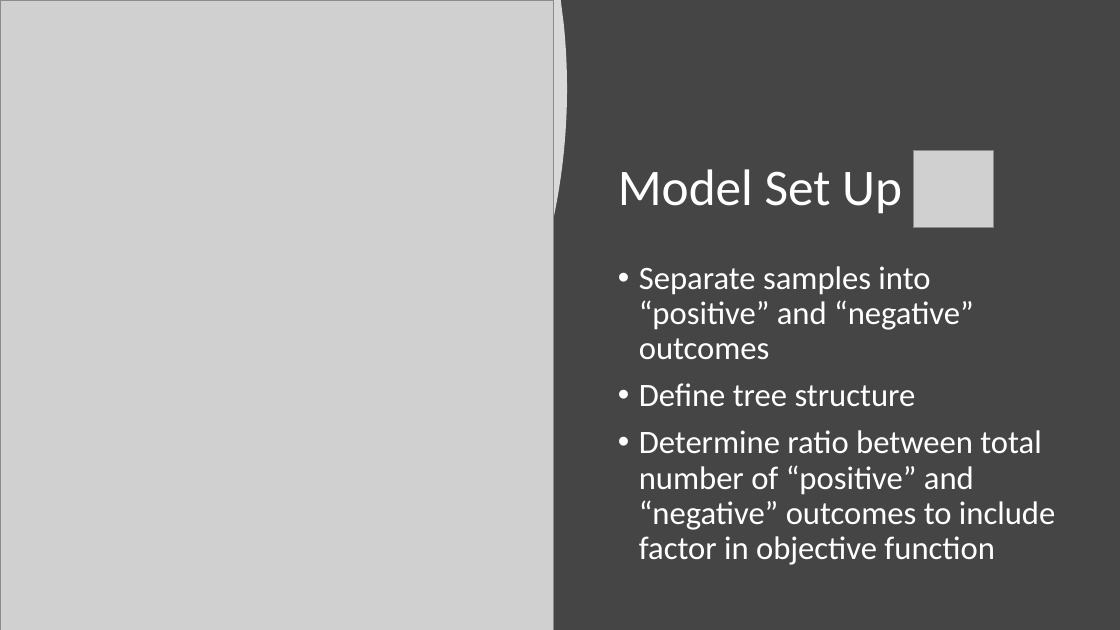
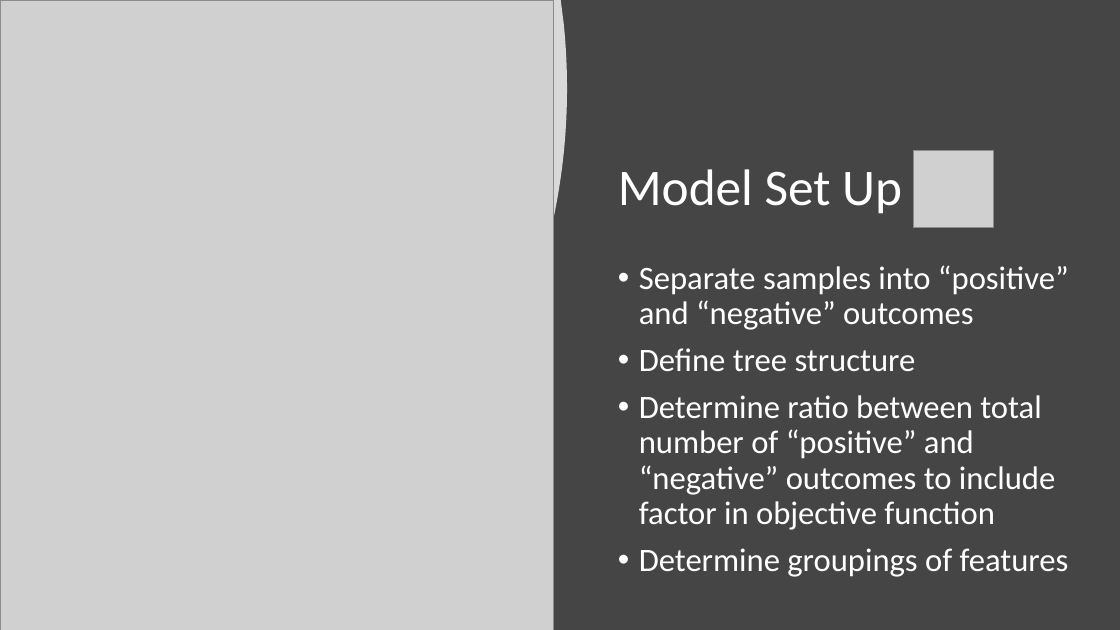
Before and after one commit to DillWithIt77/D2P-Spring-2021, a slide deck: slide 5 of Presentations/Trees Get Degrees_Full_Presentation.pptx (slide 6 before the commit). Drawn at 1120x630 pixels with LibreOffice and Linux fonts; fonts in the diff are those of the drawing; grey boxes stand for pictures. Boxes give left, top, right and bottom in pixels: in the first picture for what was removed or moved away, otherwise in the second. Text is boxed around its words. In the diff, an @@ line names an element or a change of style, - is before the commit and + after.

```diff
--- a/Presentations/Trees Get Degrees_Full_Presentation.pptx
+++ b/Presentations/Trees Get Degrees_Full_Presentation.pptx
@@ text at (639,548,1069,577): paragraph added @@
+• Determine groupings of features
```
Also in this commit, not shown: 2 other slides changed, 3 slides added, 1 slide removed.
